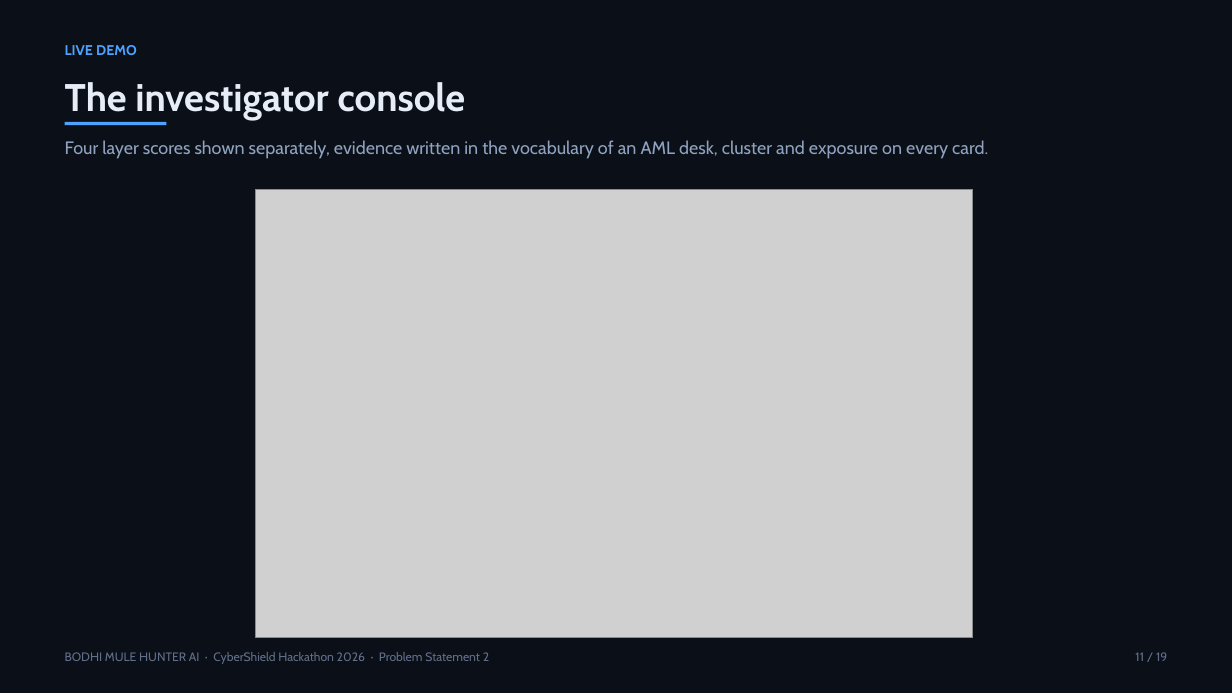
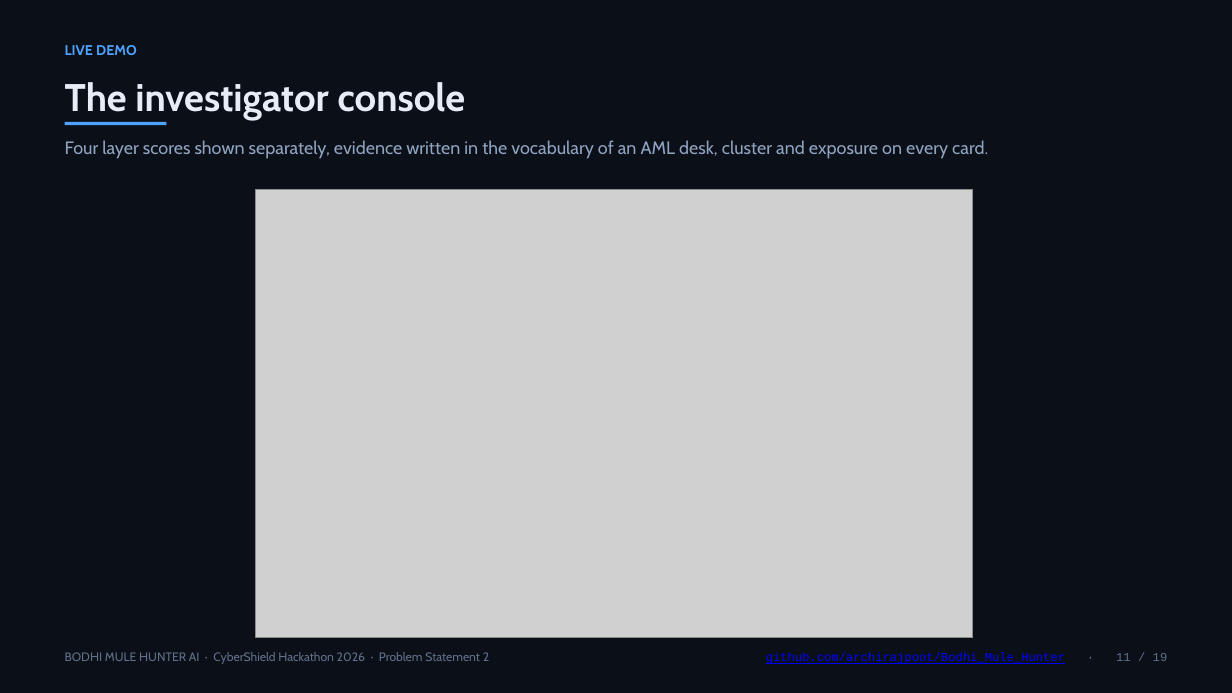
Before and after one commit to deepakvish001/BOI-Hackathon-Prototype-, a slide deck: slide 11 of docs/BODHI_Mule_Hunter_Deck.pptx. Drawn at 1232x693 pixels with LibreOffice and Linux fonts; fonts in the diff are those of the drawing; grey boxes stand for pictures. Boxes give left, top, right and bottom in pixels: in the first picture for what was removed or moved away, otherwise in the second. Text is boxed around its words. In the diff, an @@ line names an element or a change of style, - is before the commit and + after.

```diff
--- a/docs/BODHI_Mule_Hunter_Deck.pptx
+++ b/docs/BODHI_Mule_Hunter_Deck.pptx
@@ text at bbox=[766, 652, 1168, 664]: text changed; font Cabin to Courier New; text colour #61708A to #0000FF @@
-11 / 19
+github.com/archirajpoot/Bodhi_Mule_Hunter · 11 / 19
```
Also in this commit, not shown: 18 other slides changed, 7 other files.
